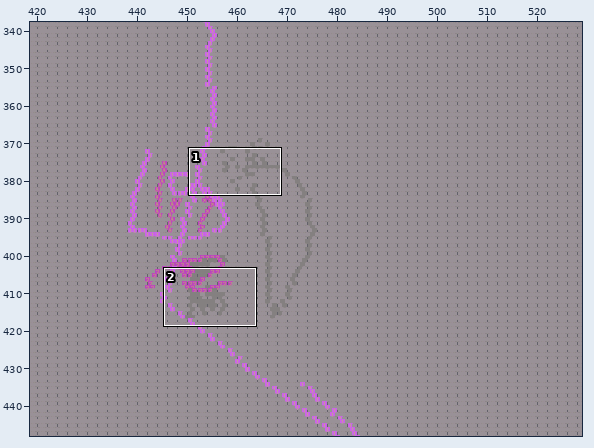
Tiled map, stored at map/demo/demo.tmx. Above: a wide view before the commit, with the close-up outlined.
Close-up. As it was:
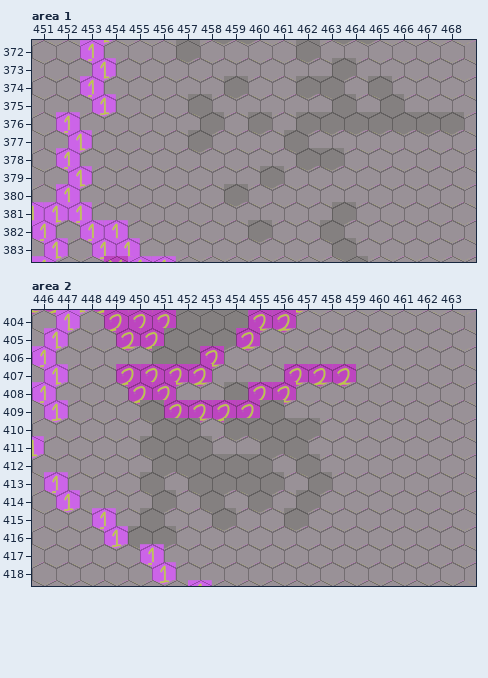
Cells are 128x128 px. Hexagonal. Every second row is shifted by half a cell. Shown: area 1 x 451..468, y 372..383; area 2 x 446..463, y 404..418. The commit also changed other parts of the map, which this record leaves out. Tiles whose own drawing changed are shown in their newer look in all pictures.
Once edited:
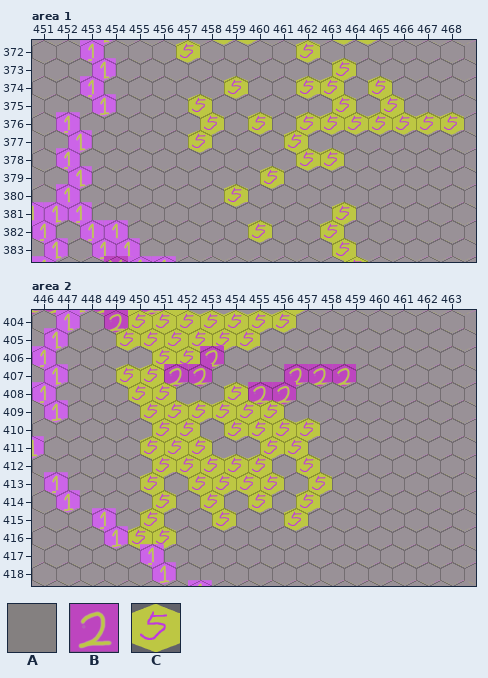
Key: from "empty": A 0; from "food": B 5; from "test": C 0.
_ is an empty cell, . an unchanged one.
The exact change:
--- layer "Tile Layer 1", area 1
@@ x 457..468 @@
-372 A....A......
-373 ......A.....
-374 ..A..AA.A...
-375 A.....A.A...
-376 .A.A.AAAAAAA
-377 A...A.......
-378 .....AA.....
-379 ...A........
-380 ..A.........
-381 ......A.....
-382 ...A..A.....
-383 ......A.....
+372 C....C......
+373 ......C.....
+374 ..C..CC.C...
+375 C.....C.C...
+376 .C.C.CCCCCCC
+377 C...C.......
+378 .....CC.....
+379 ...C........
+380 ..C.........
+381 ......C.....
+382 ...C..C.....
+383 ......C.....
--- layer "Tile Layer 1", area 2
@@ x 449..457 @@
-404 .BBAAABB.
-405 BBAAAB...
-406 ..AA.....
-407 BB.......
-408 .BB..A...
-409 .ABBBBA..
-410 ..AA.AAAA
-411 .AAA..AA.
-412 ..AAAAA.A
-413 .A.AAAA.A
-414 ..A.A.A.A
-415 .A..A..A.
-416 .AA......
+404 .CCCCCCC.
+405 CCCCCC...
+406 ..CC.....
+407 CC.......
+408 .CC..C...
+409 .CCCCCC..
+410 ..CC.CCCC
+411 .CCC..CC.
+412 ..CCCCC.C
+413 .C.CCCC.C
+414 ..C.C.C.C
+415 .C..C..C.
+416 .CC......
